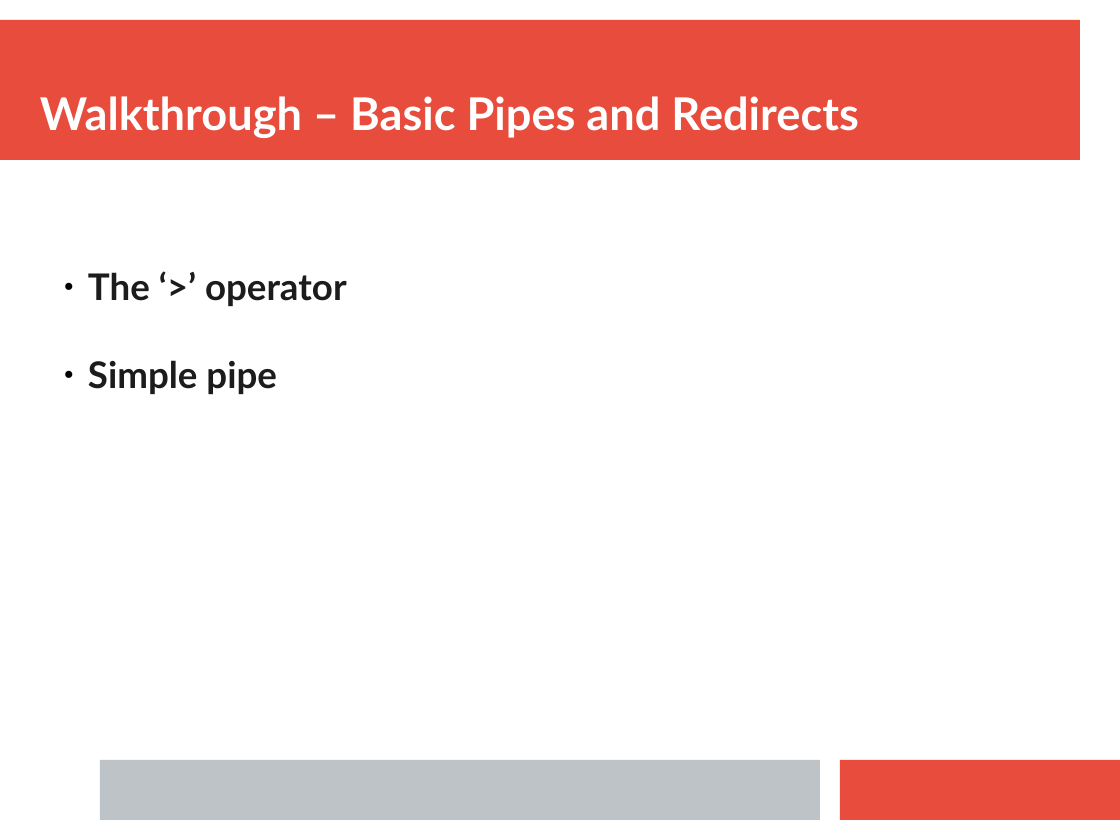
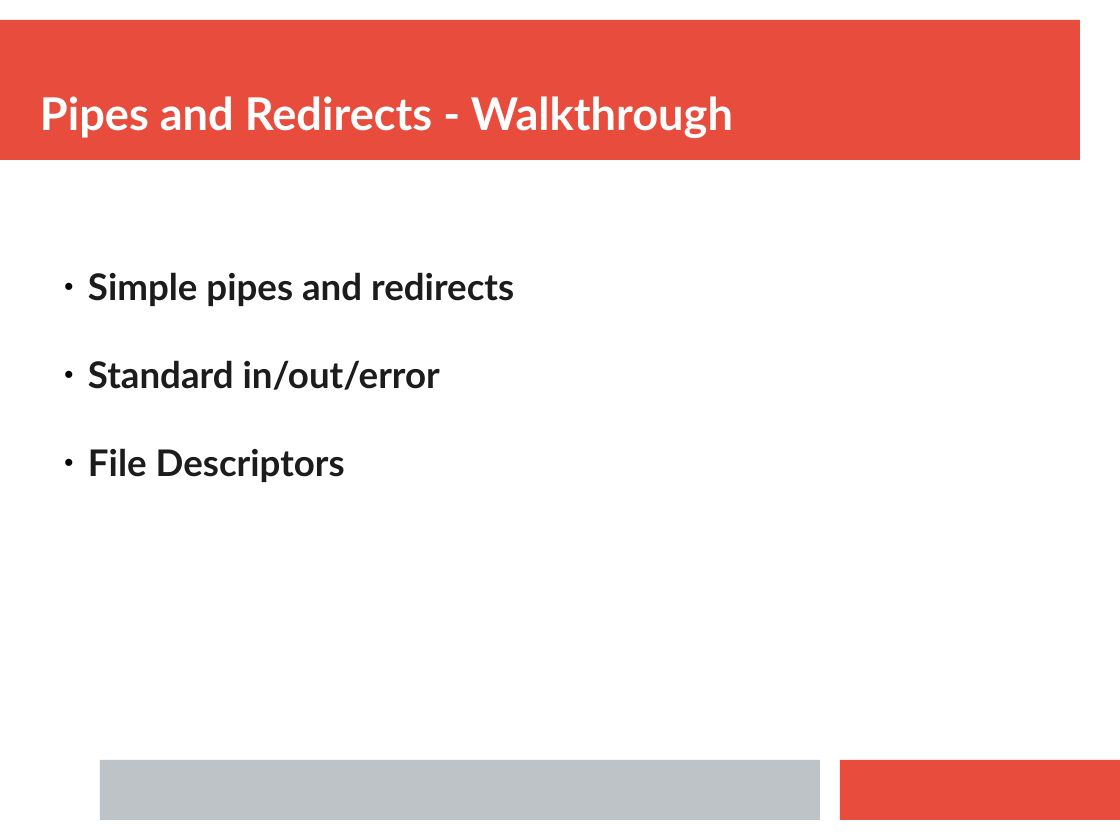
Before and after one commit to ianmiell/introduction-to-bash, a slide deck: slide 27 of slides/introduction_to_bash.pptx (slide 33 before the commit). Drawn at 1120x840 pixels with LibreOffice and Linux fonts; fonts in the diff are those of the drawing. Boxes give left, top, right and bottom in pixels: in the first picture for what was removed or moved away, otherwise in the second. Text is boxed around its words. In the diff, an @@ line names an element or a change of style, - is before the commit and + after.

```diff
--- a/slides/introduction_to_bash.pptx
+++ b/slides/introduction_to_bash.pptx
@@ text at (40,96,733,138): text changed @@
-Walkthrough – Basic Pipes and Redirects
+Pipes and Redirects - Walkthrough
@@ text at (88,272,514,482): text changed @@
-  ● The ‘>’ operator
-  ● Simple pipe
+  ● Simple pipes and redirects
+  ● Standard in/out/error
+  ● File Descriptors
```
Also in this commit, not shown: 43 other slides changed, 1 slide added, 10 slides removed, 27 other files.
